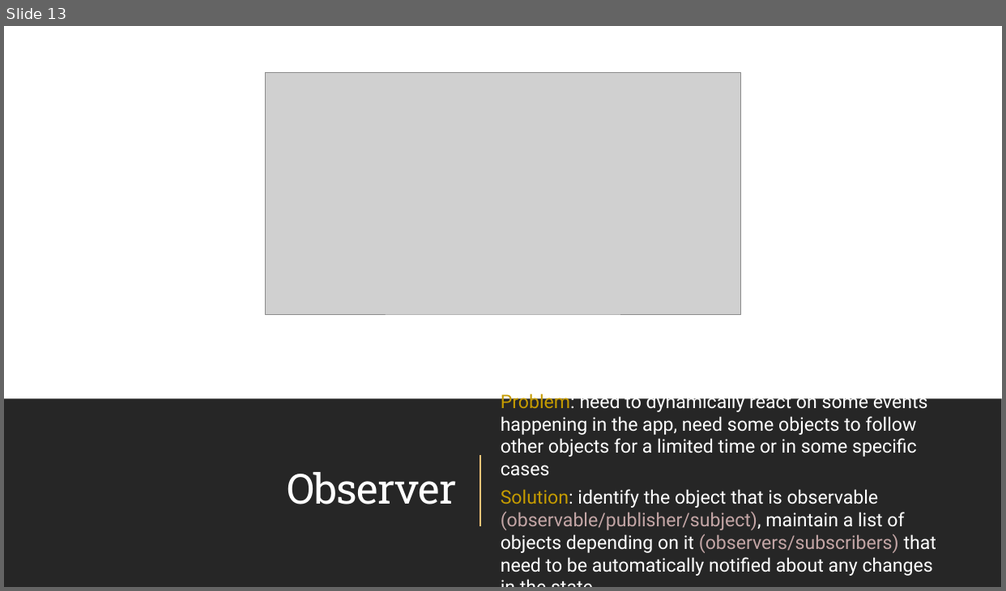
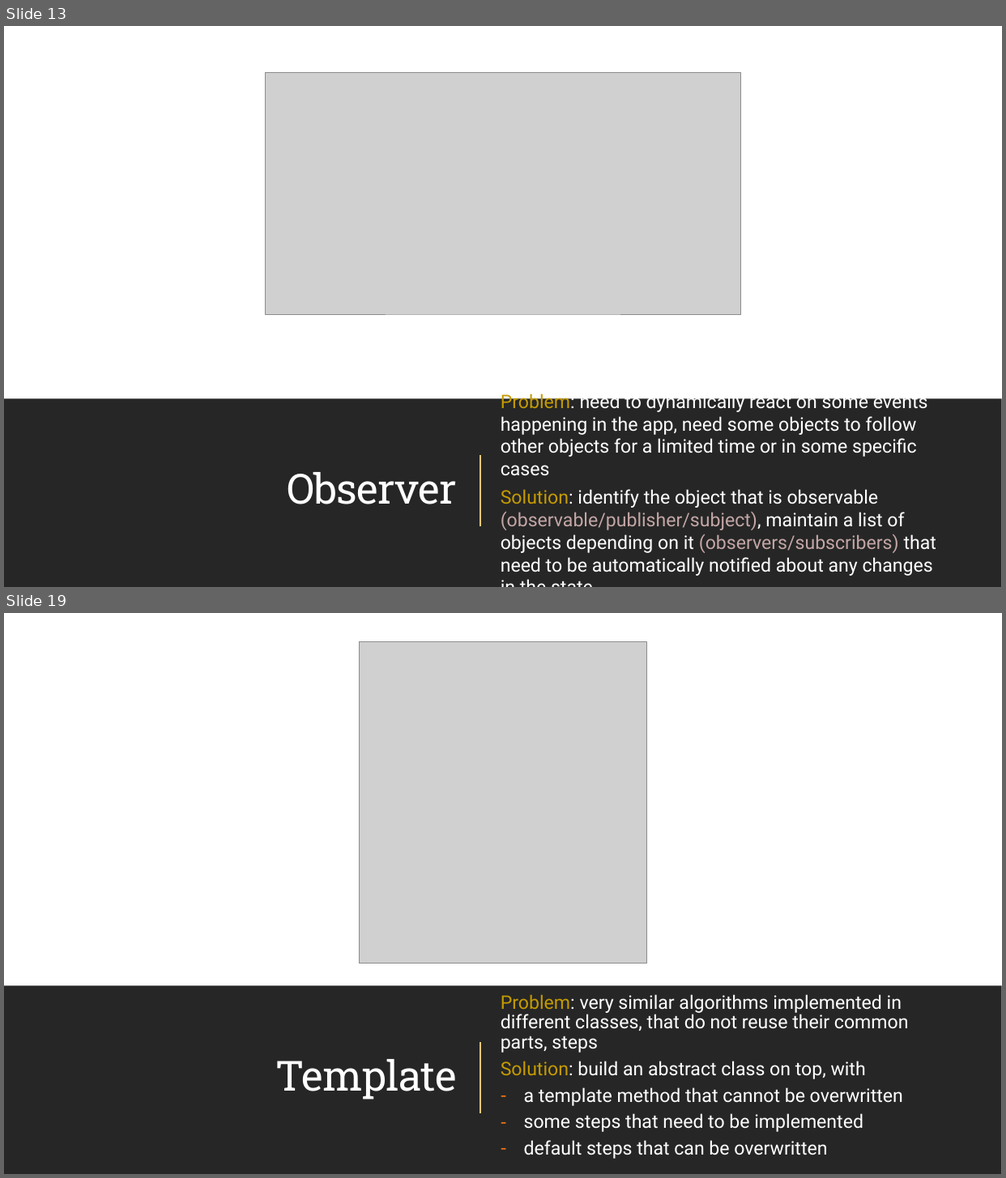
Before and after one commit to amturian/design-patterns, a slide deck: PPT Presentations/DesignPatterns-BehavioralPatterns.pptx. Shown one above the other, each under a label of ours: slide 13 before the commit, slides 13 and 19 after it; the slides between them are not shown. The pictures are 1006x591 and 1006x1178 pixels, drawn with LibreOffice and Linux fonts; fonts in the diff are those of the drawing; grey boxes stand for pictures. Boxes give left, top, right and bottom in pixels: in the first picture for what was removed or moved away, otherwise in the second. Text is boxed around its words. In the diff, an @@ line names an element or a change of style, - is before the commit and + after.

Commit message:
add strategy and template slides

```diff
--- a/PPT Presentations/DesignPatterns-BehavioralPatterns.pptx
+++ b/PPT Presentations/DesignPatterns-BehavioralPatterns.pptx
@@ slide 19 added at (4, 613, 1002, 1174), background #FFFFFF; not listed: 1 template element that a slide beside it also shows @@
@@ rectangle added at (4, 613, 1002, 1174), fill #FFFFFF @@
@@ picture added at (359, 641, 646, 964) @@
@@ rectangle added at (4, 986, 1002, 1174), fill #262626 @@
@@ text added at (501, 995, 909, 1159), 18 pt, text #FFFFFF @@
+Problem: very similar algorithms implemented in different classes, that do not reuse their common parts, steps
+Solution: build an abstract class on top, with
+– a template method that cannot be overwritten
+– some steps that need to be implemented
+– default steps that can be overwritten
@@ line added from (481, 1043) to (481, 1114), #FFC578 1.5 pt @@
@@ title added at (276, 1059, 457, 1100), 40 pt, text #FFFFFF @@
+Template
@@ rectangle added at (4, 1137, 1002, 1174), fill #262626 @@
```
Also in this commit, not shown: 5 other slides added.
